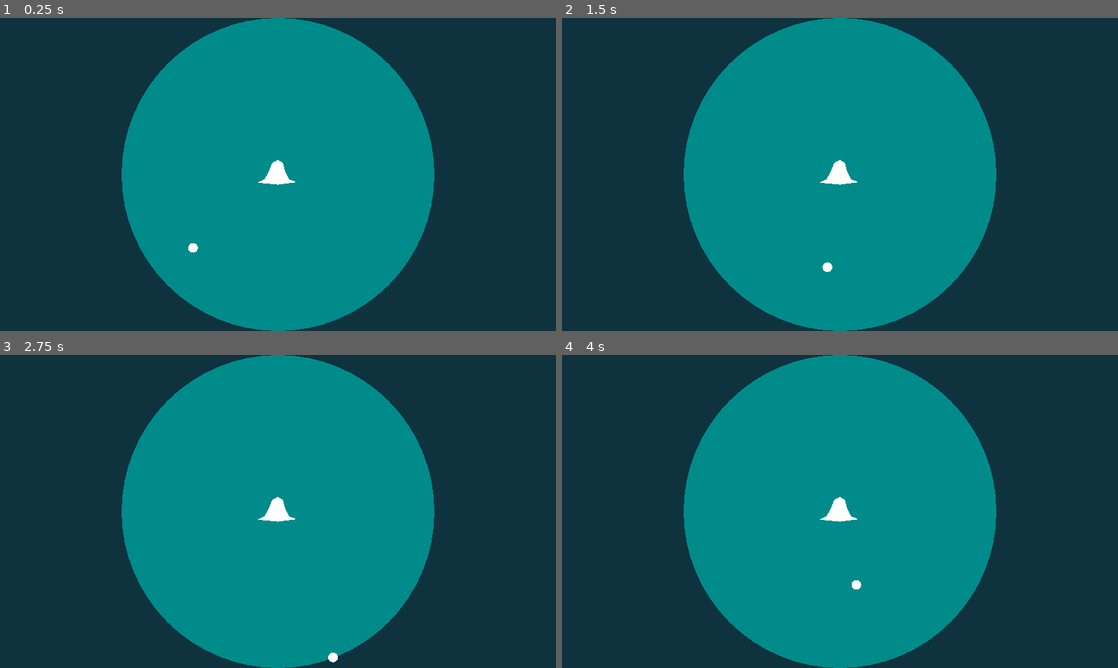
Above: before the commit, frames 1-4 (two rows, left to right).
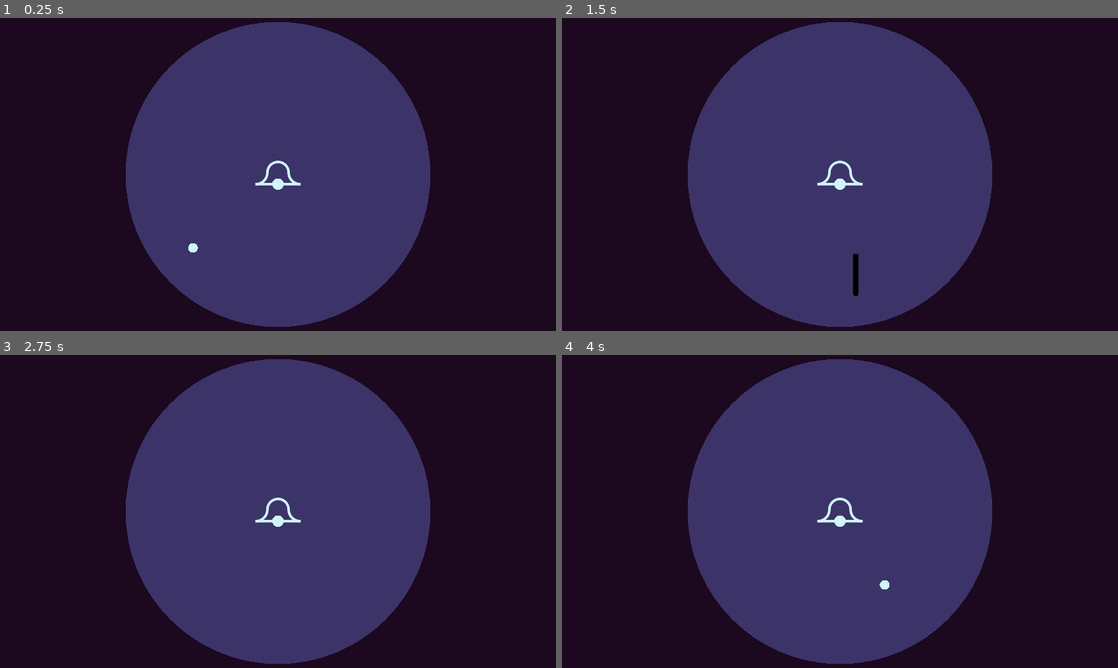
Above: after the commit, the same moments.

Repository: conradte3/ring-it-on
Game: Godot game, scene res://main.tscn
The game is run twice, just before and just after one commit, with the same random seed, the same clock (stepped at 60 frames per second) and the same inputs.
Inputs:
- Up to frame 1 (0.25 s): no input
- Up to frame 2 (1.5 s): tap Enter at 0.5 s; hold F (right) 0.53-1.28 s; hold Space (dash) 0.53-1.28 s; hold D (down) from 1.28 s (still down); tap Space (dash) at 1.35 s
- Up to frame 3 (2.75 s): release D (down) at 2.03 s; hold F (right) from 2.03 s (still down); hold Space (dash) from 2.03 s (still down)
- Up to frame 4 (4 s): release F (right) at 2.78 s; release Space (dash) at 2.78 s; hold E (up) 2.78-3.53 s; tap Space (dash) at 2.85 s; hold S (left) from 3.53 s (still down); hold Space (dash) from 3.53 s (still down)

The runs differ from the first frame. In frame 1, 100% of the frame differs, in the area x 0-100%, y 0-100%; in frame 2, 100%; in frame 3, 100%; in frame 4, 100%.

Commit message:
Kind of a game. Might switch from dash to area attack

Diff:
--- a/bell.gd
+++ b/bell.gd
@@ -5,7 +5,6 @@
 var wave_radius := 0.0
 
 func _on_area_2d_area_entered(_area: Area2D) -> void:
-	print("Ding!")
 	ring()
 
 func ring() -> void:
@@ -15,7 +14,7 @@
 	for i in range(10):
 		var inst = enemy_scene.instantiate()
 		var angle = randf_range(0.0, PI * 2)
-		var height = get_viewport_rect().size.y / 2.
+		var height = get_viewport_rect().size.y / 2. - 4.
 		inst.global_position = global_position + Vector2(height, 0.0).rotated(angle)
 		owner.add_child.call_deferred(inst)
 
@@ -24,6 +23,13 @@
 	queue_redraw()
 
 func _draw() -> void:
-	draw_circle(Vector2.ZERO, get_viewport_rect().size.y / 2., Color.DARK_CYAN)
+	var color = Color("d0f4f8")
+	draw_circle(Vector2.ZERO, get_viewport_rect().size.y / 2. - 8., Color("3c3468"))
+	#draw_circle(Vector2.ZERO, 24.0, Color.WHITE)
+	draw_arc(Vector2(-46.0, -4.0), 24.0, 0.0, PI / 2.0, 10, color, 4.0, true)
+	draw_arc(Vector2(46.0, -4.0), 24.0, PI / 2.0, PI, 10, color, 4.0, true)
+	draw_arc(Vector2(0.0, -4.0), 22.0, 0.0, -PI, 20, color, 4.0, true)
+	draw_line(Vector2(-46.0, 20.0), Vector2(46.0, 20.0), color, 4.0, true)
+	draw_circle(Vector2(0.0, 20.0), 12.0, color)
 	if wave_radius > 0 and wave_radius < 1000.0:
-		draw_arc(Vector2.ZERO, wave_radius, 0.0, PI * 2.0, floor(wave_radius / 2), Color.WHITE, 2.0, true)
+		draw_arc(Vector2.ZERO, wave_radius, 0.0, PI * 2.0, floor(wave_radius / 2), color, 2.0, true)
--- a/bell.tscn
+++ b/bell.tscn
@@ -3,12 +3,13 @@
 [ext_resource type="Script" path="res://bell.gd" id="1_i7tal"]
 
 [sub_resource type="CircleShape2D" id="CircleShape2D_fla4c"]
-radius = 18.868
+radius = 28.0
 
 [node name="Bell" type="Node2D"]
 script = ExtResource("1_i7tal")
 
 [node name="Polygon2D" type="Polygon2D" parent="."]
+visible = false
 polygon = PackedVector2Array(0, -30, -12, -24, -19, -6, -28, 10, -42, 17, 0, 21, 39, 16, 23, 10, 15, -6, 10, -24)
 
 [node name="Area2D" type="Area2D" parent="."]
--- a/enemy.gd
+++ b/enemy.gd
@@ -29,3 +29,6 @@
 
 func _on_avoid_detector_area_exited(area: Area2D) -> void:
 	avoiding.erase(area)
+
+func _on_body_area_area_entered(_area: Area2D) -> void:
+	queue_free()
--- a/enemy.tscn
+++ b/enemy.tscn
@@ -17,12 +17,13 @@
 [node name="CollisionShape2D" type="CollisionShape2D" parent="AvoidDetector"]
 shape = SubResource("CircleShape2D_urb00")
 
-[node name="AvoidSpace" type="Area2D" parent="."]
-collision_layer = 128
-collision_mask = 0
+[node name="BodyArea" type="Area2D" parent="."]
+collision_layer = 132
+collision_mask = 2
 
-[node name="CollisionShape2D" type="CollisionShape2D" parent="AvoidSpace"]
+[node name="CollisionShape2D" type="CollisionShape2D" parent="BodyArea"]
 shape = SubResource("CircleShape2D_wjaqe")
 
 [connection signal="area_entered" from="AvoidDetector" to="." method="_on_avoid_detector_area_entered"]
 [connection signal="area_exited" from="AvoidDetector" to="." method="_on_avoid_detector_area_exited"]
+[connection signal="area_entered" from="BodyArea" to="." method="_on_body_area_area_entered"]
--- a/main.tscn
+++ b/main.tscn
@@ -6,7 +6,7 @@
 [node name="Main" type="Node2D"]
 
 [node name="Polygon2D" type="Polygon2D" parent="."]
-color = Color(0.0588235, 0.2, 0.25098, 1)
+color = Color(0.109804, 0.0313726, 0.12549, 1)
 polygon = PackedVector2Array(-60, -56, -85, 703, 1240, 685, 1235, -73)
 
 [node name="Bell" parent="." instance=ExtResource("2_s0uu7")]
--- a/player.gd
+++ b/player.gd
@@ -2,19 +2,61 @@
 
 @export_range(50.0, 400.0) var speed := 200.0
 
-func _input(_event: InputEvent) -> void:
-	pass
-var size := Vector2.ZERO
+var dash_mult := 1.0
+
+var dash_start := Vector2.ZERO
+
+var dash_duration := 0.2
+
+var dir = Vector2.ZERO
+var facing_dir = Vector2.RIGHT
+var locked_dir = Vector2.ZERO
+
+func _input(event: InputEvent) -> void:
+	if event.is_action_pressed("dash"):
+		if dash_mult == 1.0:
+			start_dash()
+
+func start_dash():
+	$Area2D/CollisionShape2D.disabled = false
+	$Hurtbox/CollisionShape2D.disabled = true
+	dash_start = global_position
+	locked_dir = facing_dir
+	var tw = create_tween()
+	tw.tween_property(self, "dash_mult", 1.0, dash_duration) \
+		.from(6.0) \
+		.set_ease(Tween.EASE_OUT) \
+		.set_trans(Tween.TRANS_QUAD)
+	tw.parallel().tween_method(update_line, 0.0, 1.0, dash_duration)
+	tw.tween_callback(func():
+		locked_dir = Vector2.ZERO
+		$Area2D/CollisionShape2D.disabled = true
+		$Hurtbox/CollisionShape2D.disabled = false
+	)
 
 func _process(delta: float) -> void:
-	var dir = Input.get_vector("left", "right", "up", "down")
+	dir = Input.get_vector("left", "right", "up", "down")
+	if dir != Vector2.ZERO:
+		facing_dir = dir
 
-	position += dir * speed * delta
+	var cur_dir = dir
+	if locked_dir != Vector2.ZERO:
+		cur_dir = locked_dir
+	position += cur_dir * speed * delta * dash_mult
 
-	var old = size
-	size = get_viewport_rect().size
-	if old != size:
-		print(size)
+	dash_mult = move_toward(dash_mult, 1.0, delta * 20.0)
+
+func update_line(val: float) -> void:
+	queue_redraw()
 
 func _draw() -> void:
-	draw_circle(Vector2.ZERO, 10.0, Color.WHITE)
+	if dash_mult > 1.0:
+		var color = Color.BLACK
+		draw_circle(Vector2.ZERO, 5.0, color)
+		draw_line(dash_start - global_position, Vector2.ZERO, color, 10.0, true)
+	else:
+		draw_circle(Vector2.ZERO, 10.0, Color("d0f4f8"))
+
+
+func _on_hurtbox_area_entered(area: Area2D) -> void:
+	get_tree().reload_current_scene.call_deferred()
--- a/player.tscn
+++ b/player.tscn
@@ -2,23 +2,27 @@
 
 [ext_resource type="Script" path="res://player.gd" id="1_noqjy"]
 
-[sub_resource type="CircleShape2D" id="CircleShape2D_qocfm"]
+[sub_resource type="CircleShape2D" id="CircleShape2D_rjtut"]
 
-[sub_resource type="CircleShape2D" id="CircleShape2D_rjtut"]
+[sub_resource type="CircleShape2D" id="CircleShape2D_qxiqb"]
+radius = 9.0
 
 [node name="Player" type="Node2D"]
 script = ExtResource("1_noqjy")
 
-[node name="Ringer" type="Area2D" parent="."]
-collision_layer = 8
-collision_mask = 0
-
-[node name="CollisionShape2D" type="CollisionShape2D" parent="Ringer"]
-shape = SubResource("CircleShape2D_qocfm")
-
 [node name="Area2D" type="Area2D" parent="."]
-collision_layer = 2
+collision_layer = 10
 collision_mask = 0
 
 [node name="CollisionShape2D" type="CollisionShape2D" parent="Area2D"]
 shape = SubResource("CircleShape2D_rjtut")
+disabled = true
+
+[node name="Hurtbox" type="Area2D" parent="."]
+collision_layer = 0
+collision_mask = 4
+
+[node name="CollisionShape2D" type="CollisionShape2D" parent="Hurtbox"]
+shape = SubResource("CircleShape2D_qxiqb")
+
+[connection signal="area_entered" from="Hurtbox" to="." method="_on_hurtbox_area_entered"]
--- a/project.godot
+++ b/project.godot
@@ -61,6 +61,7 @@
 [layer_names]
 
 2d_physics/layer_2="PlayerWeapon"
+2d_physics/layer_3="EnemyWeapon"
 2d_physics/layer_4="Ringer"
 2d_physics/layer_8="Avoid"
 
